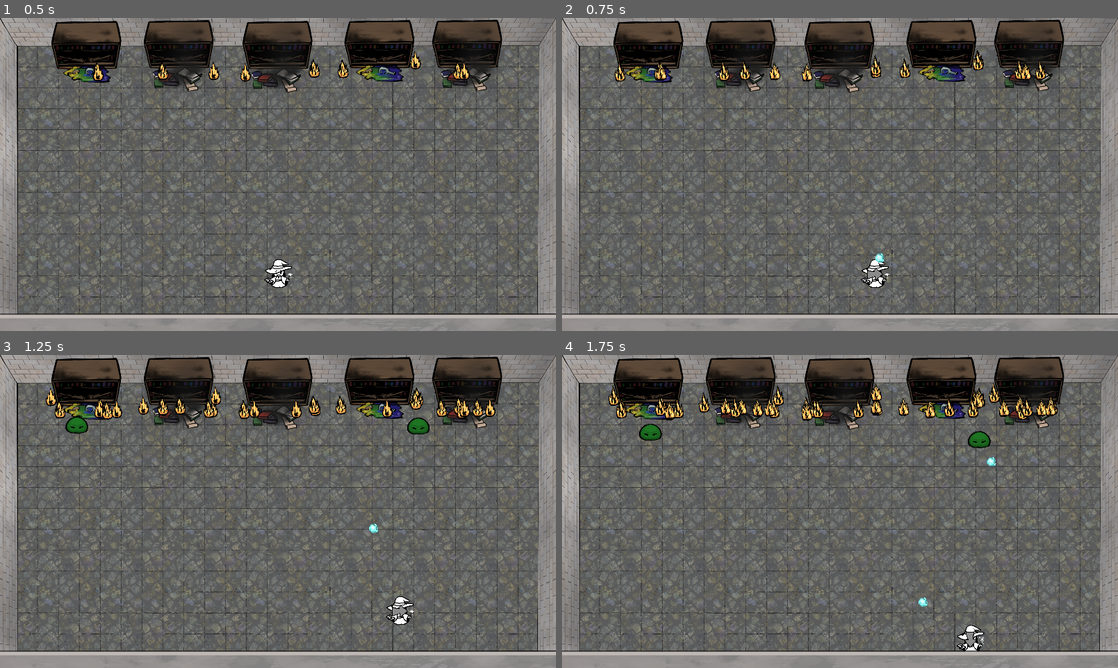
Above: before the commit, frames 1-4 (two rows, left to right).
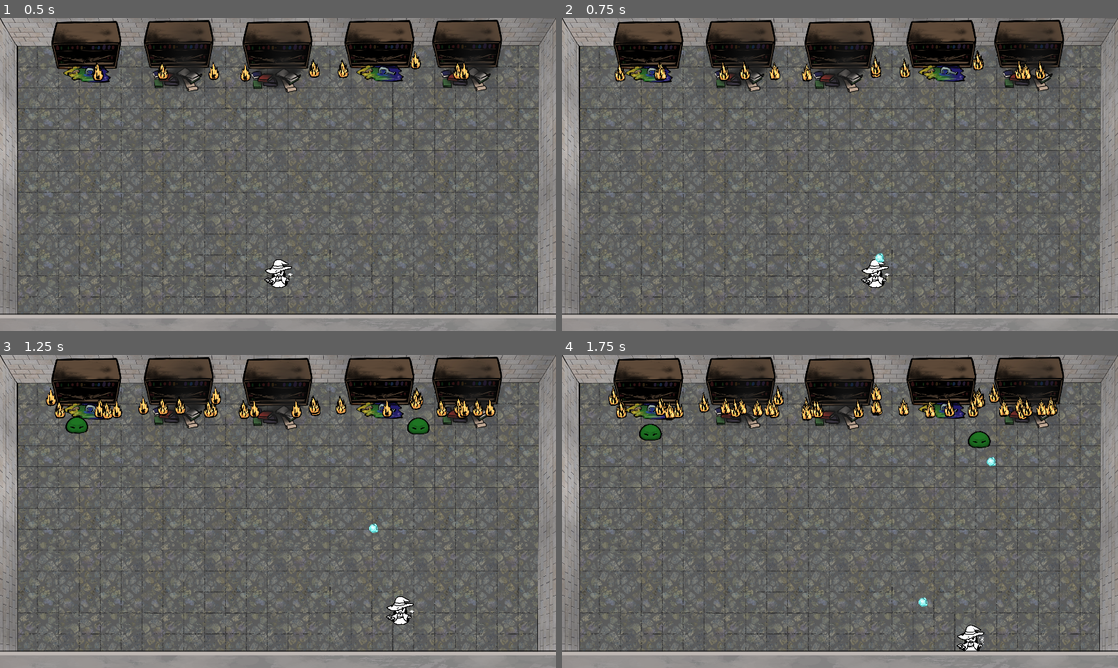
Above: after the commit, the same moments.

Repository: Haaki-/iDidNotAskHowBigTheRoomIs
Game: Godot game, scene res://Scene/game_root.tscn
The game is run twice, just before and just after one commit, with the same random seed, the same clock (stepped at 60 frames per second) and the same inputs.
Inputs (mouse positions are in pixels of both pictures, inside the frame that each line leads up to):
- Up to frame 1 (0.5 s): no input
- Up to frame 2 (0.75 s): move the mouse to (962, 158) at 0.52 s; hold D (MoveRight) from 0.53 s (still down); click (962, 158) at 0.6 s
- Up to frame 3 (1.25 s): keep holding D (MoveRight)
- Up to frame 4 (1.75 s): move the mouse to (728, 527) at 1.27 s; release D (MoveRight) at 1.28 s; hold S (MoveDown) from 1.28 s (still down); click (728, 527) at 1.35 s

Frame 1 is identical in both runs. In frame 2, less than 0.1% of the frame differs, in the area x 54-58%, y 79-84%; in frame 3, less than 0.1%; in frame 4, less than 0.1%.

Commit message:
Disabled player move direction visual indicator
also added gamepad shoot (RT)

Diff:
--- a/Scene/square_boi.tscn
+++ b/Scene/square_boi.tscn
@@ -153,7 +153,9 @@
 shape = SubResource("CircleShape2D_aynke")
 
 [node name="DirectionIndicator" type="Sprite2D" parent="."]
+modulate = Color(1, 1, 1, 0)
 position = Vector2(-7.62939e-06, -7.62939e-06)
+rotation = -3.14159
 scale = Vector2(0.196667, 0.196667)
 texture = ExtResource("3_vbh1y")
 
--- a/project.godot
+++ b/project.godot
@@ -55,6 +55,7 @@
 Shoot={
 "deadzone": 0.5,
 "events": [Object(InputEventMouseButton,"resource_local_to_scene":false,"resource_name":"","device":-1,"window_id":0,"a …(257 unchanged characters)…
+, Object(InputEventJoypadMotion,"resource_local_to_scene":false,"resource_name":"","device":-1,"axis":5,"axis_value":1.0,"script":null)
 ]
 }
 
